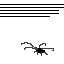
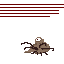
Comparing the layer stacks of the two 64 x 64 images. Changes:
painted on "Front-Foreleg" over (0, 4, 64, 5)
painted on "Front-Midleg" over (0, 10, 59, 11)
painted on "Front-Backleg" over (0, 16, 50, 17)
painted on "Body" over (21, 37, 54, 56)
painted on "Back-Foreleg" over (0, 7, 64, 8)
painted on "Back-Midleg" over (0, 13, 59, 14)
painted on "Back-Backleg" over (0, 16, 50, 17)
